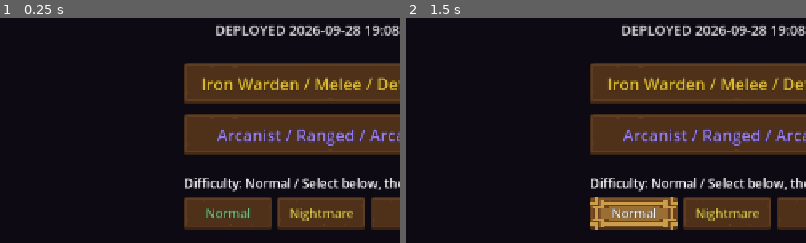
Above: before the commit, frames 1-2 (left to right).
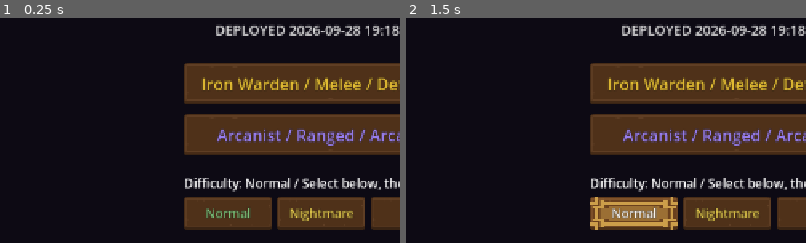
Above: after the commit, the same moments.

Repository: jflakeee/diablo
Game: Godot game, scene res://main.tscn
The game is run twice, just before and just after one commit, with the same random seed, the same clock (stepped at 60 frames per second) and the same inputs.
Inputs:
- Up to frame 1 (0.25 s): no input
- Up to frame 2 (1.5 s): click "Normal" at 0.5 s; click "Normal" at 1.25 s
The pictures show only the part of the screen within x 10-60%, y 32-82%; the shares and areas given below are measured in that part.

The runs differ from the first frame. In frame 1, less than 0.1% of the frame differs, in the area x 96-98%, y 3-8%; in frame 2, less than 0.1%.

Commit message:
Add animated monster rank auras

Diff:
--- a/prototype/game_dungeon/actor.gd
+++ b/prototype/game_dungeon/actor.gd
@@ -71,6 +71,8 @@
 var _pop_t := 0.0
 var _idle_t := 0.0
 var _idle_phase := 0.0
+var _rank_aura: Line2D
+var _rank_aura_color := Color.WHITE
 
 func _new_frames() -> SpriteFrames:
 	var frames := SpriteFrames.new()
@@ -135,6 +137,26 @@
 		_sprite.scale = Vector2(scale_v, scale_v)
 		_rebuild_animations()
 
+func set_rank_visual(rank: String) -> void:
+	if is_instance_valid(_rank_aura):
+		_rank_aura.queue_free()
+	_rank_aura = Line2D.new()
+	_rank_aura.name = "RankAura"
+	_rank_aura.closed = true
+	_rank_aura.z_index = -2
+	_rank_aura.width = 3.5 if rank == "boss" else (2.8 if rank == "unique" else 2.0)
+	_rank_aura_color = Color(0.9, 0.2, 0.18, 0.85) if rank == "boss" else (Color(1.0, 0.72, 0.16, 0.82) if rank == "unique" else Color(0.35, 0.68, 1.0, 0.72))
+	_rank_aura.default_color = _rank_aura_color
+	var radius := 27.0 if rank == "boss" else (21.0 if rank == "unique" else 18.0)
+	for index in 16:
+		var angle := TAU * float(index) / 16.0
+		var notch := 1.0 if index % 2 == 0 else 0.82
+		_rank_aura.add_point(Vector2(cos(angle) * radius * notch, sin(angle) * radius * 0.42 * notch) + Vector2(0, 12))
+	add_child(_rank_aura)
+
+func has_rank_visual() -> bool:
+	return is_instance_valid(_rank_aura) and _rank_aura.get_point_count() == 16
+
 static func direction_for_motion(motion: Vector2, current: int) -> int:
 	if motion.length() < 0.05 or absf(absf(motion.x) - absf(motion.y)) < 0.05:
 		return current
@@ -251,6 +273,13 @@
 	_prev_grid = grid_position
 	var moving := grid_motion.length() > 0.01
 	_idle_t += delta
+	if is_instance_valid(_rank_aura):
+		var life_ratio := clampf(float(life) / float(maxi(1, max_life)), 0.0, 1.0)
+		var danger := life_ratio <= 0.25
+		var aura_wave := (sin(_idle_t * (8.0 if danger else 3.2) + _idle_phase) + 1.0) * 0.5
+		_rank_aura.rotation = _idle_t * (0.8 if danger else 0.28)
+		_rank_aura.modulate.a = lerpf(0.32, 1.0, aura_wave)
+		_rank_aura.default_color = _rank_aura_color.lerp(Color(1.0, 0.08, 0.06, 0.95), 0.72 if danger else 0.0)
 	set_motion(grid_motion)
 	if moving:
 		_anim_t += delta * 12.0
--- a/prototype/game_dungeon/main.gd
+++ b/prototype/game_dungeon/main.gd
@@ -36,7 +36,7 @@
 const FogOverlay := preload("res://fog_overlay.gd")
 const TemplateTheme := preload("res://ui/template_theme.gd")
 const CombatFX := preload("res://combat_fx.gd")
-const DEPLOYED_AT_KST := "2026-09-28 19:08 KST"
+const DEPLOYED_AT_KST := "2026-09-28 19:18 KST"
 
 var _grid: Array = []
 var _astar: AStarGrid2D
@@ -458,6 +458,7 @@
 		m.set_meta("nova_cd", float(md.get("nova_cd", 3.0)))
 		m.set_meta("spray_cd", float(md.get("spray_cd", 1.5)))
 		m.res_fire = -50 + rbonus
+		m.set_rank_visual("boss")
 		_boss = m
 		return
 	# 챔피언/유니크 등급 롤 (일반 몬스터만)
@@ -504,6 +505,7 @@
 		_add_name_tag(m, m.actor_name, Color(1.0, 0.82, 0.3))
 	m.base_max_life = m.max_life
 	m.life = m.max_life
+	m.set_rank_visual(rank)
 
 func _add_name_tag(m: ActorScript, text: String, color: Color) -> void:
 	var lbl := Label.new()
@@ -1143,8 +1145,13 @@
 	var target: ActorScript = null
 	for monster in _monsters:
 		if monster.alive:
-			target = monster
-			break
+			if target == null:
+				target = monster
+			if monster.has_rank_visual():
+				target = monster
+				break
+	if target != null and not target.has_rank_visual():
+		target.set_rank_visual("unique")
 	if target != null:
 		var origin := Vector2i(roundi(_player.gx), roundi(_player.gy))
 		var test_offsets: Array[Vector2i] = [Vector2i(1, 0), Vector2i(0, 1), Vector2i(-1, 0), Vector2i(0, -1), Vector2i(1, 1), Vector2i(-1, -1), Vector2i(2, 0), Vector2i(0, 2)]
@@ -1161,7 +1168,9 @@
 	for skill_id in _skill_slot_ids():
 		_player.skills[skill_id] = 1
 	_refresh_skill_buttons()
-	var all_worked := true
+	var rank_visual_ok := target != null and target.has_rank_visual()
+	print("[RANK_VISUAL] aura_points=16 low_life_pulse=true verdict=", "PASS" if rank_visual_ok else "FAIL")
+	var all_worked := rank_visual_ok
 	for skill_id in _skill_slot_ids():
 		_player.attack_cd = 0.0
 		_player.mana = _player.max_mana
